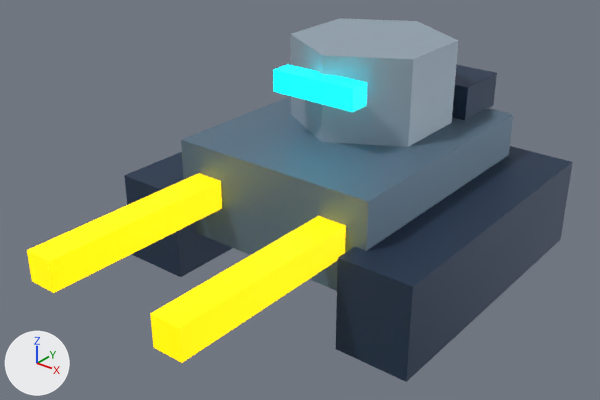
The Blender file art/worker_low.blend: old version first, new version second.
Camera for both pictures: a camera (50 mm lens) standing at (1.85, -2.66, 1.86) and looking at (0.02, -0.38, 0.44). The axes (+X, +Y, +Z) are drawn at lower left. The lights are the same throughout. The older version comes first.

In view in the first picture: 'Cargo rack', 'Crawler chassis', 'Optics', 'Salvage fork', 'Salvage fork.001', 'Tool turret', 'Track housing', 'Track housing.001'.
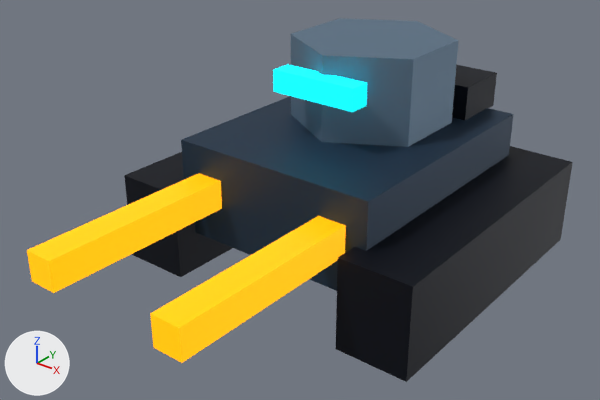
Changed parts and their boxes [x1, y1, x2, y2] in the pictures (600 x 400 px):
```json
{"object": "Crawler chassis", "change": "recoloured", "before": [181, 96, 514, 291], "after": [181, 96, 514, 291], "on screen": "blue to dark blue"}
{"object": "Track housing.001", "change": "recoloured", "before": [336, 146, 573, 382], "after": [336, 146, 573, 382], "on screen": "dark blue to black"}
{"object": "Tool turret", "change": "recoloured", "before": [291, 18, 458, 147], "after": [291, 18, 458, 147], "on screen": "darker"}
{"object": "Salvage fork.001", "change": "recoloured", "before": [150, 216, 346, 363], "after": [150, 216, 346, 363]}
{"object": "Salvage fork", "change": "recoloured", "before": [27, 173, 222, 293], "after": [27, 173, 222, 293]}
{"object": "Track housing", "change": "recoloured", "before": [124, 152, 232, 277], "after": [124, 152, 232, 277], "on screen": "dark blue to black"}
{"object": "Cargo rack", "change": "recoloured", "before": [452, 65, 497, 120], "after": [452, 65, 497, 120], "on screen": "dark blue to black"}
```

Edits to the scene script, one JSON object a line:
```json
{"op": "set", "path": "mat_armor.base_color", "old": "(0.149, 0.235, 0.322)", "new": "(0.0194, 0.0452, 0.0844)", "note": "blue #6c859a -> dark blue #263c52"}
{"op": "set", "path": "mat_dark.base_color", "old": "(0.0314, 0.0588, 0.114)", "new": "(0.00243, 0.00478, 0.0123)", "note": "dark blue #32455f -> black #080f1d"}
{"op": "set", "path": "mat_amber.emission_color", "old": "(1.0, 0.667, 0.0)", "new": "(1.0, 0.402, 0.0)", "note": "yellow #ffd500 -> orange #ffaa00"}
{"op": "set", "path": "mat_edge.base_color", "old": "(0.412, 0.51, 0.596)", "new": "(0.141, 0.223, 0.314)", "note": "light grey #acbdcb -> blue #698298"}
```
